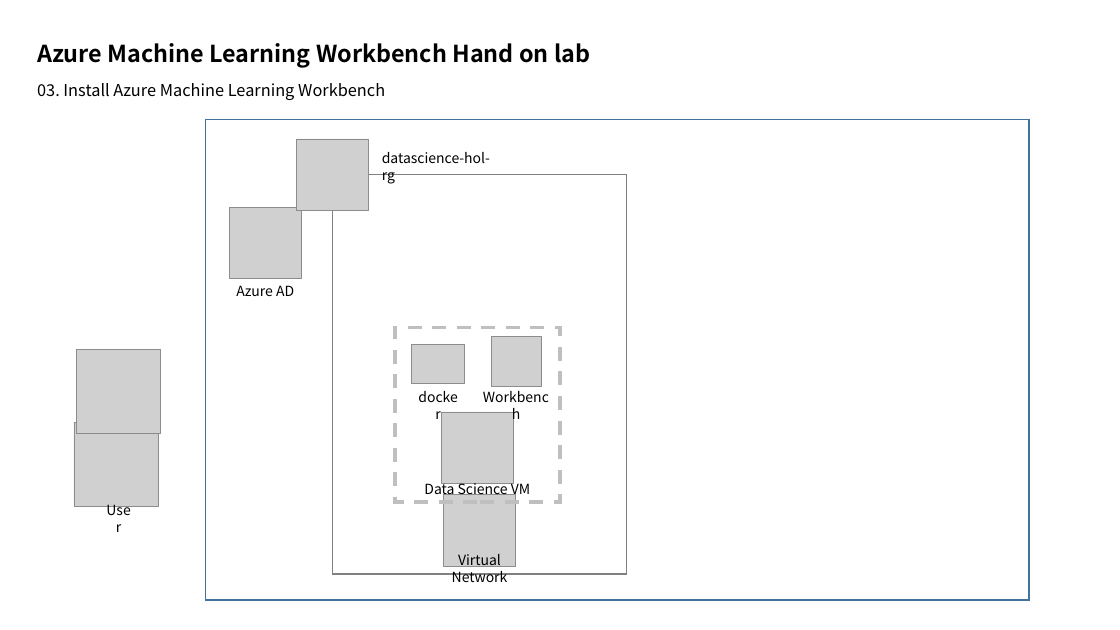
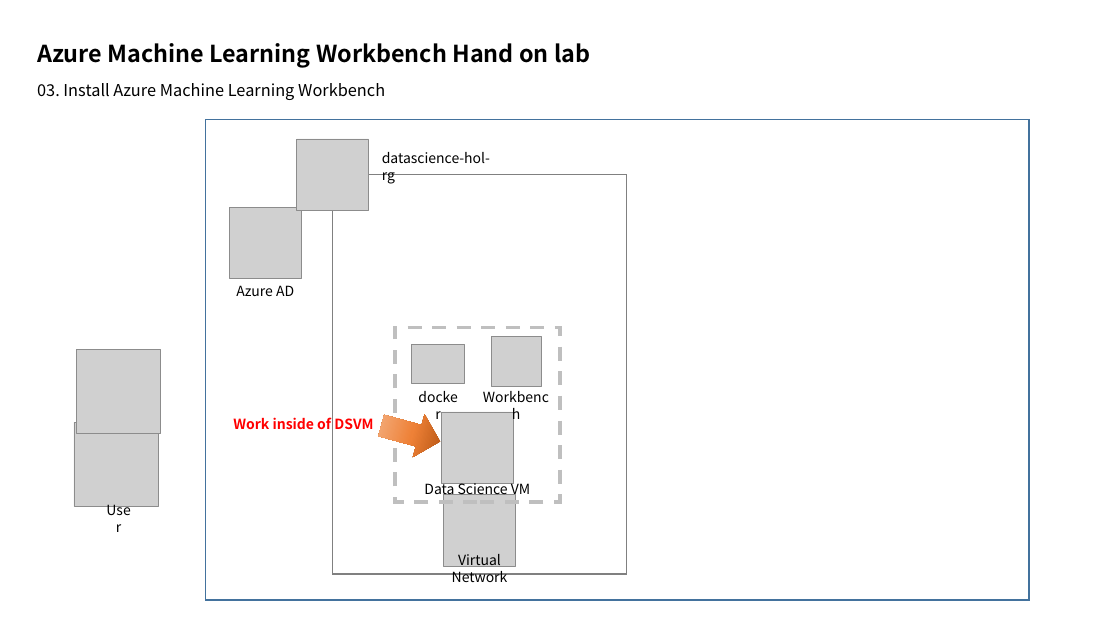
Before and after one commit to xlegend1024/az-amlw-hol, a slide deck: slide 5 of az-amlw-hol-arch.pptx. Drawn at 1120x630 pixels with LibreOffice and Linux fonts; fonts in the diff are those of the drawing; grey boxes stand for pictures. Boxes give left, top, right and bottom in pixels: in the first picture for what was removed or moved away, otherwise in the second. Text is boxed around its words. In the diff, an @@ line names an element or a change of style, - is before the commit and + after.

```diff
--- a/az-amlw-hol-arch.pptx
+++ b/az-amlw-hol-arch.pptx
@@ text added at [233,417,373,429], 12 pt, text #FF0000, bold @@
+Work inside of DSVM
@@ down arrow added at [376,404,447,463], fill gradient #B0500F to #EE8137 to #F4B183 @@
```
Also in this commit, not shown: 1 other slide changed, 3 other files.
